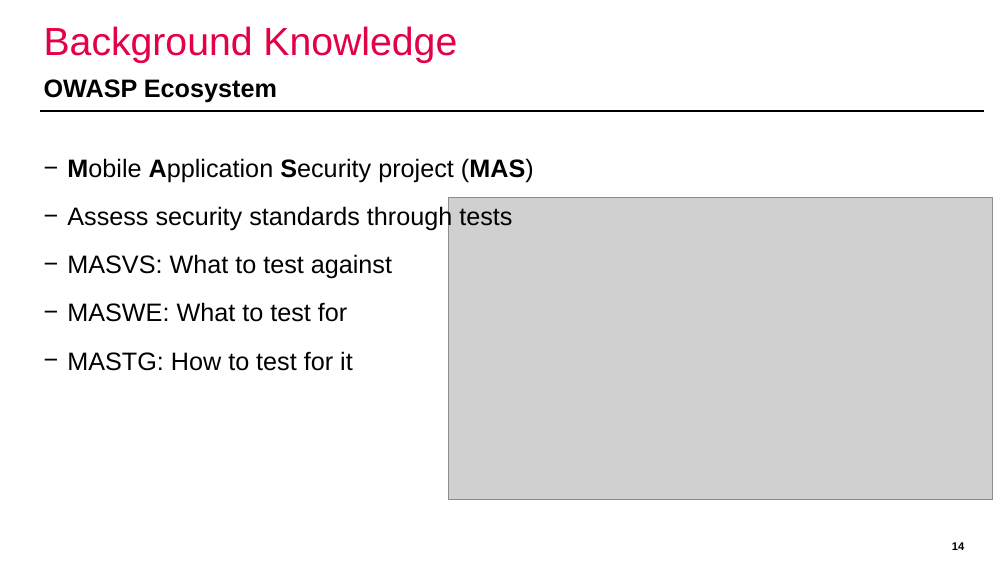
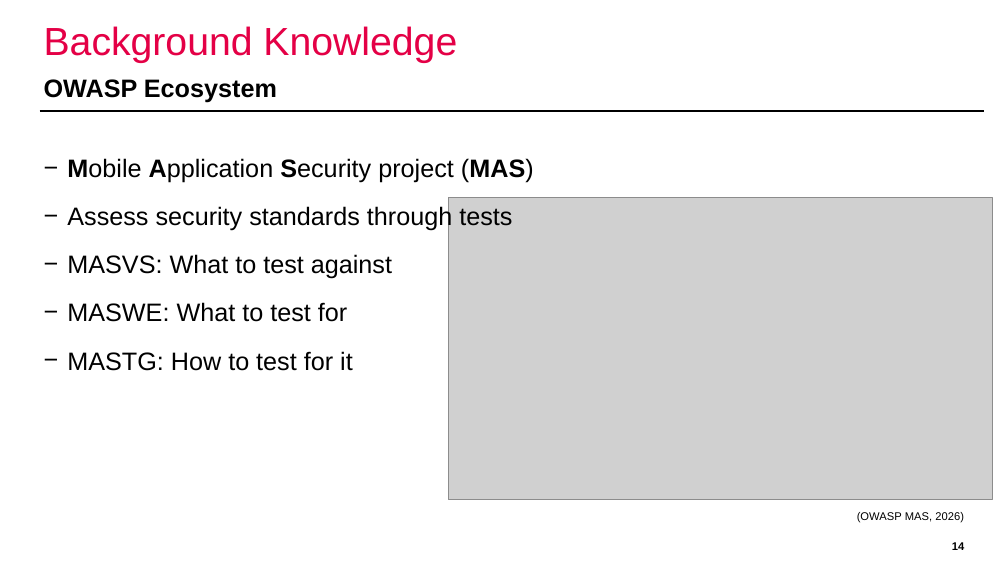
Before and after one commit to domi-cmd/Reference_Application_for_OWASP_MASTG, a slide deck: slide 14 of dev_documents/presentation/ba_thesis_presentation_kronig.pptx. Drawn at 1008x567 pixels with LibreOffice and Linux fonts; fonts in the diff are those of the drawing; grey boxes stand for pictures; background and template pictures are left out. Boxes give left, top, right and bottom in pixels: in the first picture for what was removed or moved away, otherwise in the second. Text is boxed around its words. In the diff, an @@ line names an element or a change of style, - is before the commit and + after.

```diff
--- a/dev_documents/presentation/ba_thesis_presentation_kronig.pptx
+++ b/dev_documents/presentation/ba_thesis_presentation_kronig.pptx
@@ text added at [857,512,964,522], 8 pt, text #000000 @@
+(OWASP MAS, 2026)
```
Also in this commit, not shown: 12 other slides changed, 2 slides added, 2 slides removed.
